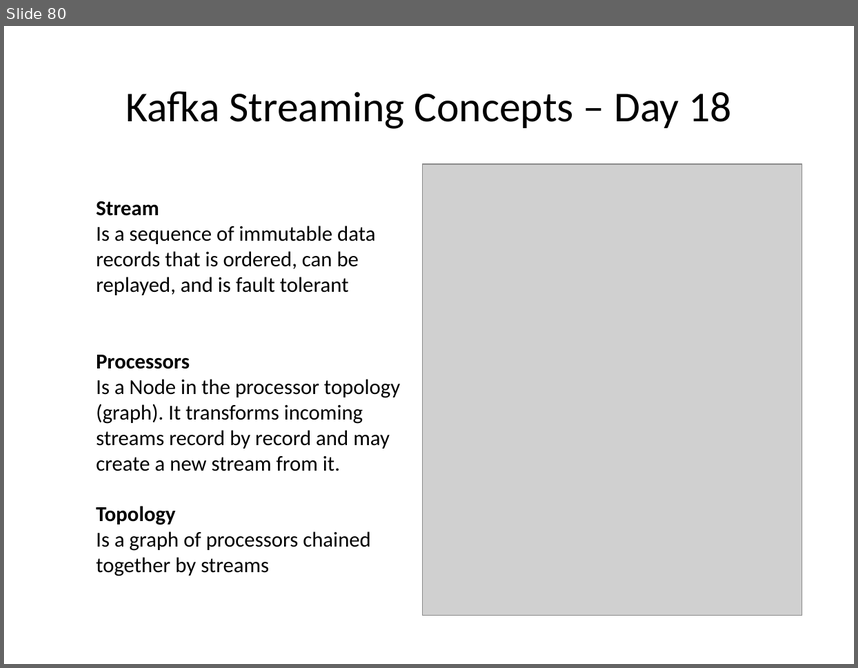
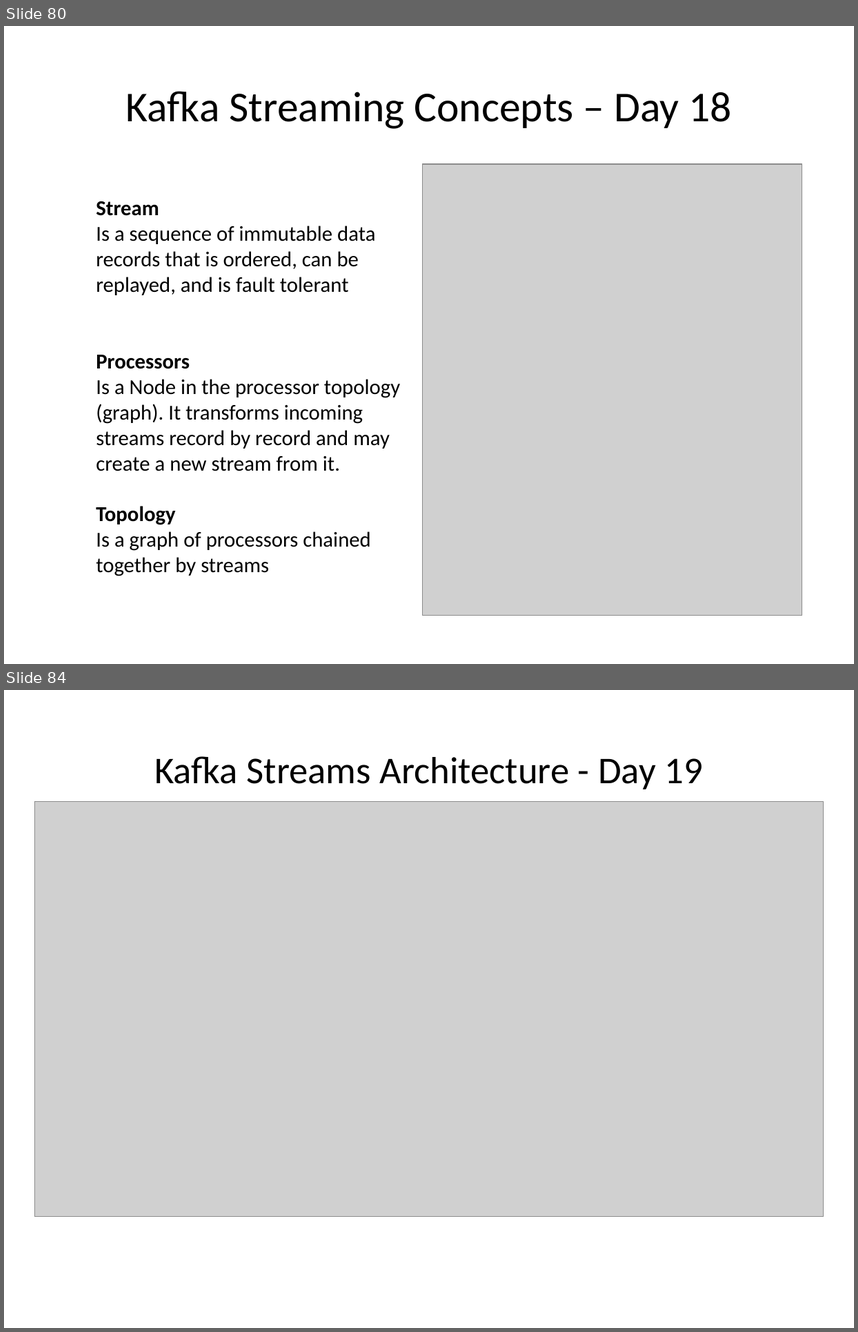
Before and after one commit to sreedharsingaraju/KafkaTutorials, a slide deck: PPT/Kafka-Teaching-Flow.pptx. Shown one above the other, each under a label of ours: slide 80 before the commit, slides 80 and 84 after it; the slides between them are not shown. The pictures are 858x668 and 858x1332 pixels, drawn with LibreOffice and Linux fonts; fonts in the diff are those of the drawing; grey boxes stand for pictures. Boxes give left, top, right and bottom in pixels: in the first picture for what was removed or moved away, otherwise in the second. Text is boxed around its words. In the diff, an @@ line names an element or a change of style, - is before the commit and + after.

Commit message:
added stream arch
added streans arch and explained wordcount in diagrams

```diff
--- a/PPT/Kafka-Teaching-Flow.pptx
+++ b/PPT/Kafka-Teaching-Flow.pptx
@@ slide 84 added at bbox=[4, 690, 854, 1328], background #FFFFFF @@
@@ title added at bbox=[154, 756, 702, 789], 32 pt, text #000000 @@
+  Kafka Streams Architecture - Day 19
@@ picture added at bbox=[34, 801, 824, 1216] @@
```
Also in this commit, not shown: 2 slides changed, 6 other slides added, 2 other files.
